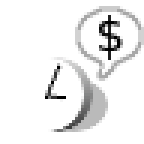
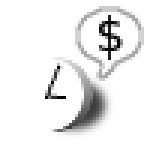
Layer changes from the first 144x144 image to the second:
removed layer "Background" (was 27%) over [left=60, top=78, right=108, bottom=132]
added layer "New Layer#1" (77%) above "New Layer" over [left=54, top=75, right=114, bottom=138]
